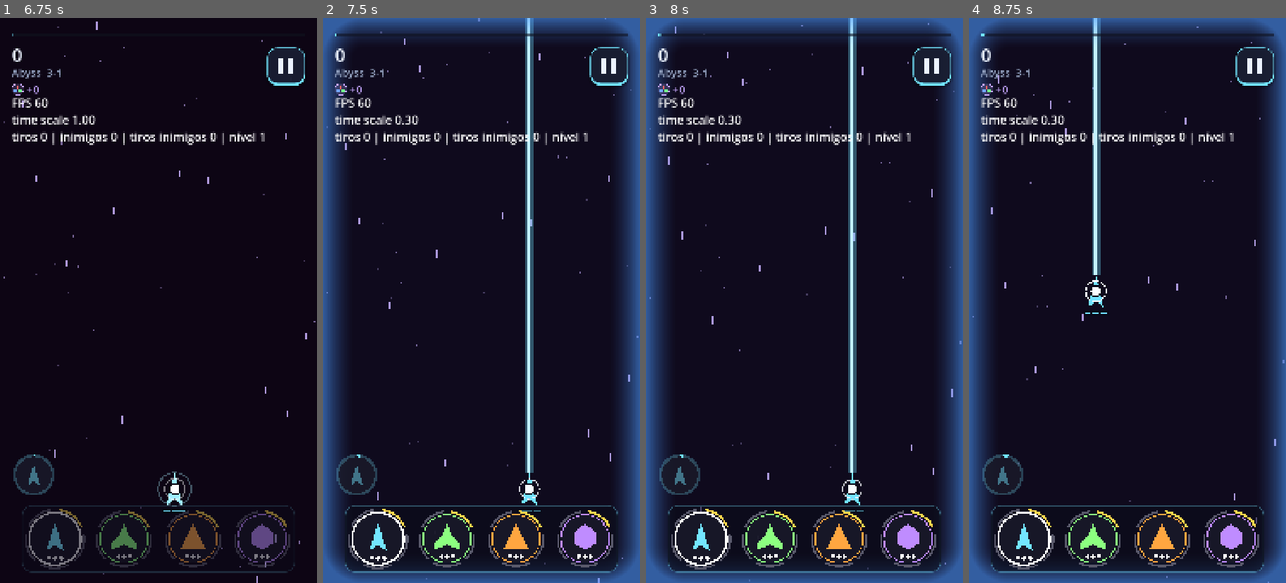
Above: before the commit, frames 1-4 (left to right).
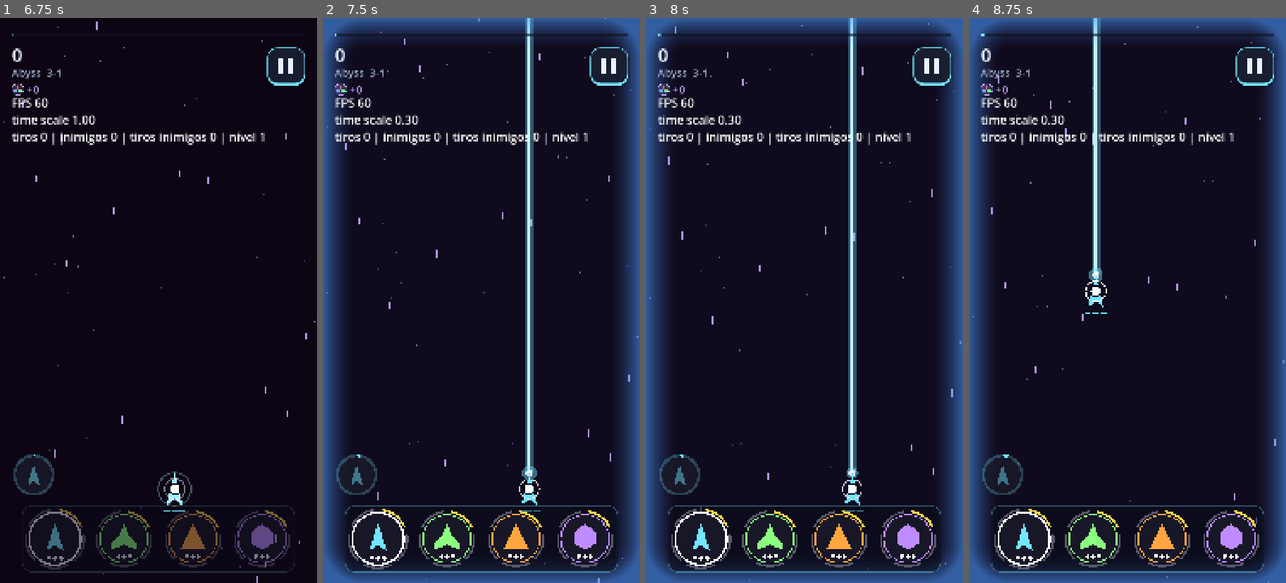
Above: after the commit, the same moments.

Repository: GDPonsoni/Nucleon-Squad-3D
Game: Godot game, scene res://scenes/menu.tscn
The game is run twice, just before and just after one commit, with the same random seed, the same clock (stepped at 60 frames per second) and the same inputs.
Inputs (mouse positions are in pixels of both pictures, inside the frame that each line leads up to):
- Up to frame 1 (6.75 s): click "Play" at 0.5 s; move the mouse to (228, 272) at 1.27 s; hold Right (ui_right) 1.28-2 s; click (228, 272) at 1.42 s; click (41, 159) at 2.02 s; click (275, 153) at 2.75 s; click (275, 159) at 3.52 s; click (66, 402) at 4.25 s; click (285, 68) at 5 s; click "Restart" at 5.75 s; drag from (95, 328) to (142, 413) at 6.52 s
- Up to frame 2 (7.5 s): move the mouse to (513, 176) at 7.27 s; hold Right (ui_right) from 7.28 s (still down)
- Up to frame 3 (8 s): keep holding Right (ui_right)
- Up to frame 4 (8.75 s): release Right (ui_right) at 8 s; drag from (1111, 413) to (1032, 215) at 8.02 s

Frame 1 is identical in both runs. In frame 2, less than 0.1% of the frame differs, in the area x 62-68%, y 79-82%; in frame 3, less than 0.1%; in frame 4, less than 0.1%.

Commit message:
feat(weapons): faíscas de acerto, clarão de tiro, impacto do raio, rastro da órbita e chama dos mísseis
Co-Authored-By: Claude Sonnet 5.5 <noreply@anthropic.com>

Diff:
--- a/scripts/core/combat_context.gd
+++ b/scripts/core/combat_context.gd
@@ -6,9 +6,19 @@
 var enemy_bullets: NodePool
 var enemies: NodePool
 var power_ups: NodePool
+var impacts: NodePool  # faíscas de acerto (pode ser null em testes)
 var player: Player
 var boss: Boss  # fora do pool; null quando não há chefe
 var boosts: PlayerBoosts = PlayerBoosts.new()  # evolução do núcleo (neutro em testes)
+
+
+## Faísca de acerto no ponto (ignora se o contexto não tem o pool).
+func spark(pos: Vector2, color: Color, size: float = 1.0) -> void:
+	if impacts == null:
+		return
+	var item := impacts.acquire() as HitSpark
+	if item != null:
+		item.activate(pos, color, size)
 
 
 ## Alvos atingíveis: inimigos ativos e, se houver, o chefe.
--- a/scripts/core/combat_system.gd
+++ b/scripts/core/combat_system.gd
@@ -41,6 +41,7 @@
 			if bullet.position.distance_squared_to(enemy.position) > reach * reach:
 				continue
 			enemy.take_damage(bullet.damage)
+			_context.spark(bullet.position, bullet.color(), 1.0)
 			if bullet.splash_radius > 0.0:
 				_splash(bullet, enemy)
 			if bullet.pierce_left > 0:
--- a/scripts/core/game.gd
+++ b/scripts/core/game.gd
@@ -77,6 +77,12 @@
 	explosions.name = "Explosions"
 	add_child(explosions)
 
+	# Faíscas de acerto, acima dos inimigos
+	var impacts := NodePool.new(HitSpark.new, Params.impact_pool_size)
+	impacts.name = "Impacts"
+	add_child(impacts)
+	context.impacts = impacts
+
 	# Corpos que saem de cena (troca e quebra), atrás da nave
 	body_fx = NodePool.new(BodyFx.new, Params.body_fx_pool_size)
 	body_fx.name = "BodyFx"
--- a/scripts/core/params.gd
+++ b/scripts/core/params.gd
@@ -234,6 +234,17 @@
 var weapon_spawn_seconds: float = 0.35  # surgimento da arma ao ativar (curto, para não atrapalhar)
 var weapon_spawn_orbit_spin: float = 2.5  # a órbita gira mais rápido enquanto se forma (multiplicador)
 var weapon_charge_orb_scale: float = 0.45  # orbe de carga na ponta (x largura da nave)
+var impact_pool_size: int = 40  # faíscas de acerto (todas as armas)
+var impact_seconds: float = 0.22
+var impact_sparks: int = 5
+var impact_reduced_sparks: int = 2
+var impact_spark_speed: float = 260.0
+var impact_spark_length: float = 14.0
+var muzzle_flash_seconds: float = 0.09  # clarão na ponta a cada tiro
+var muzzle_flash_scale: float = 0.3  # x largura da nave
+var missile_flame_length: float = 1.1  # chama dos mísseis (x altura do míssil)
+var orbit_trail_radians: float = 0.7  # rastro atrás de cada esfera da órbita
+var beam_impact_scale: float = 1.2  # brilho no ponto onde o raio acerta (x largura do raio)
 var exit_seconds: float = 0.3  # saída por troca voluntária: o corpo recolhe de volta para o núcleo
 var exit_spin: float = 2.5  # rad de giro enquanto recolhe (x intensidade)
 var break_seconds: float = 0.75  # perda: o corpo se parte em pedaços que giram e somem
--- a/scripts/ui/weapon_demo.gd
+++ b/scripts/ui/weapon_demo.gd
@@ -37,6 +37,8 @@
 	_targets = NodePool.new(TrainingTarget.new, Params.inspect_target_positions.size())
 	_world.add_child(_targets)
 	_context.enemies = _targets
+	_context.impacts = NodePool.new(HitSpark.new, 16)
+	_world.add_child(_context.impacts)
 	_context.enemy_bullets = NodePool.new(Bullet.new, 1)
 	_world.add_child(_context.enemy_bullets)
 	_context.power_ups = NodePool.new(PowerUp.new, 1)
--- a/scripts/weapons/beam_weapon.gd
+++ b/scripts/weapons/beam_weapon.gd
@@ -7,6 +7,7 @@
 
 var _lengths := PackedFloat32Array()
 var _ticks := PackedFloat32Array()
+var _hits := PackedByteArray()  # 1 = o raio k está acertando um inimigo
 
 
 func apply_stats(values: WeaponLevel) -> void:
@@ -16,6 +17,8 @@
 	_lengths.fill(0.0)
 	_ticks.resize(count)
 	_ticks.fill(0.0)
+	_hits.resize(count)
+	_hits.fill(0)
 
 
 func _process(delta: float) -> void:
@@ -42,11 +45,13 @@
 				hit = stop
 				target = enemy
 		_lengths[k] = hit
+		_hits[k] = 1 if target != null else 0
 		_ticks[k] = maxf(_ticks[k] - delta, 0.0)
 		if target != null and _ticks[k] == 0.0 and not is_spawning():
 			_ticks[k] = stats.beam_tick_seconds / rate()
 			target.take_damage(damage())
 			Audio.shot(data.kind, sound_db)
+			context.spark(origin + dir * hit, data.color, 0.8)
 	queue_redraw()
 
 
@@ -69,4 +74,19 @@
 		draw_rect(Rect2(-width * 0.5, -length, width, length), glow)
 		draw_rect(Rect2(-width * 0.2, -length, width * 0.4, length), core)
 	draw_set_transform(Vector2.ZERO)
+	# Origem do raio brilha e o ponto de acerto pulsa com fagulhas
+	var pulse: float = 0.75 + 0.25 * sin(Time.get_ticks_msec() * 0.03)
+	for k in stats.beam_angles.size():
+		var width: float = stats.beam_widths[k] * ease(clampf((spawn_progress() - 0.3) / 0.7, 0.0, 1.0), 0.5)
+		var base: Vector2 = tip + Vector2(stats.beam_offsets[k], 0.0)
+		draw_circle(base, width * 0.9 * pulse, Color(data.color, 0.45))
+		draw_circle(base, width * 0.4, Color(1.0, 1.0, 1.0, 0.85))
+		if _hits[k] == 1:
+			var end: Vector2 = base + _direction(k) * _lengths[k]
+			var r: float = width * Params.beam_impact_scale * pulse
+			draw_circle(end, r, Color(data.color, 0.5))
+			draw_circle(end, r * 0.5, Color(1.0, 1.0, 1.0, 0.9))
+			for s in 3:
+				var a: float = randf() * TAU
+				draw_line(end, end + Vector2.from_angle(a) * r * randf_range(1.0, 2.2), Color(data.color.lightened(0.5), 0.8), 2.0)
 	_draw_charge()
--- a/scripts/weapons/bullet.gd
+++ b/scripts/weapons/bullet.gd
@@ -180,6 +180,11 @@
 				draw_arc(Vector2.ZERO, _size.x * 0.75, 0.0, TAU, 24, Color(_color, 0.8), 3.0)
 		Shape.TRIANGLE:
 			var half: Vector2 = _size * 0.5
+			if target_finder.is_valid() and homing_turn_rate > 0.0:
+				# Chama do propulsor, atrás do míssil (a forma aponta para cima)
+				var len: float = _size.y * Params.missile_flame_length * randf_range(0.7, 1.2)
+				draw_colored_polygon(PackedVector2Array([Vector2(-half.x * 0.6, half.y), Vector2(half.x * 0.6, half.y), Vector2(0.0, half.y + len)]), Color(1.0, 0.6, 0.2, 0.8))
+				draw_colored_polygon(PackedVector2Array([Vector2(-half.x * 0.3, half.y), Vector2(half.x * 0.3, half.y), Vector2(0.0, half.y + len * 0.55)]), Color(1.0, 0.95, 0.7, 0.95))
 			draw_colored_polygon(PackedVector2Array([
 				Vector2(0.0, -half.y), Vector2(half.x, half.y), Vector2(-half.x, half.y),
 			]), _color)
--- a/scripts/weapons/chain_weapon.gd
+++ b/scripts/weapons/chain_weapon.gd
@@ -39,6 +39,7 @@
 		points.append(target.position)
 		current = target.position
 		target.take_damage(amount)
+		context.spark(target.position, data.color, 0.9)
 		amount *= stats.chain_falloff
 	if points.size() > 1:
 		_bolts.append({"points": points, "age": 0.0})
@@ -69,6 +70,11 @@
 		var points: PackedVector2Array = bolt["points"]
 		for i in points.size() - 1:
 			_draw_bolt(to_local(points[i]), to_local(points[i + 1]), fade)
+		# Brilho em cada ponto de acerto; a ponta da nave faísca na descarga
+		for i in points.size():
+			var r: float = (14.0 if i > 0 else 20.0) * fade
+			draw_circle(to_local(points[i]), r, Color(data.color, 0.5 * fade))
+			draw_circle(to_local(points[i]), r * 0.45, Color(1.0, 1.0, 1.0, fade))
 
 
 ## Raio quebrado entre dois pontos: brilho largo na cor da arma e miolo branco.
--- /dev/null
+++ b/scripts/weapons/hit_spark.gd
@@ -0,0 +1,41 @@
+class_name HitSpark
+extends PoolItem
+## Faísca de acerto (pooled): clarão, anel curto e fagulhas. Pequena e barata,
+## aparece onde um tiro, raio ou descarga acerta. O delta é escalado (câmera lenta).
+
+var _age: float = 0.0
+var _color: Color
+var _size: float = 1.0
+var _dirs := PackedVector2Array()
+
+
+func activate(pos: Vector2, color: Color, size: float = 1.0) -> void:
+	position = pos
+	_color = color
+	_size = size
+	_age = 0.0
+	var count: int = Params.impact_reduced_sparks if SaveGame.setting("reduced_effects") else Params.impact_sparks
+	_dirs.resize(count)
+	for i in count:
+		_dirs[i] = Vector2.from_angle(randf() * TAU)
+	queue_redraw()
+	_set_active()
+
+
+func _process(delta: float) -> void:
+	_age += delta
+	if _age >= Params.impact_seconds:
+		expire()
+		return
+	queue_redraw()
+
+
+func _draw() -> void:
+	var t: float = _age / Params.impact_seconds
+	var k: float = minf(Params.anim_intensity, 1.5)
+	var fade: float = 1.0 - t
+	draw_circle(Vector2.ZERO, 14.0 * _size * (1.0 - t * 0.5) * k, Color(1.0, 1.0, 1.0, fade * 0.8))
+	draw_arc(Vector2.ZERO, 10.0 * _size + 30.0 * _size * t, 0.0, TAU, 20, Color(_color.lightened(0.3), fade), 3.0)
+	for dir in _dirs:
+		var start: Vector2 = dir * Params.impact_spark_speed * _size * t * 0.4 * k
+		draw_line(start, start + dir * Params.impact_spark_length * _size * fade, Color(_color.lightened(0.5), fade), 3.0)
--- a/scripts/weapons/homing_weapon.gd
+++ b/scripts/weapons/homing_weapon.gd
@@ -8,6 +8,7 @@
 var _phase: Phase = Phase.COOLDOWN
 var _timer: float = 0.0
 var _aim_angle: float = -PI * 0.5  # direção para onde os mísseis da onda apontam
+var _launch_flash: float = 0.0
 
 
 func apply_stats(values: WeaponLevel) -> void:
@@ -27,6 +28,7 @@
 	_tick_spawn(delta)
 	# delta escalado: as ondas também desaceleram na câmera lenta
 	_timer -= delta
+	_launch_flash = maxf(_launch_flash - delta, 0.0)
 	if _phase == Phase.COOLDOWN:
 		if _timer <= 0.0:
 			_phase = Phase.AIMING
@@ -43,6 +45,7 @@
 
 
 func _launch_wave() -> void:
+	_launch_flash = Params.muzzle_flash_seconds * 2.0
 	Audio.shot(data.kind, sound_db)
 	var dir := Vector2.from_angle(_aim_angle)
 	for i in stats.projectile_count:
@@ -68,6 +71,10 @@
 
 
 func _draw() -> void:
+	if _launch_flash > 0.0:
+		# Onda de choque curta no anel de lançamento
+		var u: float = 1.0 - _launch_flash / (Params.muzzle_flash_seconds * 2.0)
+		draw_arc(Vector2.ZERO, stats.launch_radius * (1.0 + u * 0.8), 0.0, TAU, 32, Color(data.color.lightened(0.4), (1.0 - u) * 0.8), 4.0)
 	if _phase != Phase.AIMING:
 		return
 	# Os mísseis crescem enquanto miram
--- a/scripts/weapons/orbit_weapon.gd
+++ b/scripts/weapons/orbit_weapon.gd
@@ -37,6 +37,7 @@
 			if center.distance_squared_to(enemy.position) <= reach * reach:
 				_cooldowns[enemy] = stats.orbit_hit_seconds / rate()
 				enemy.take_damage(damage())
+				context.spark(center, data.color, 0.8)
 				Audio.shot(data.kind, sound_db)
 	queue_redraw()
 
@@ -75,5 +76,13 @@
 	var grow: float = _grow()
 	draw_arc(pivot, stats.orbit_radius * grow, 0.0, TAU, 64, Color(data.color, 0.15 + 0.3 * (1.0 - spawn_progress())), 3.0)
 	for i in stats.orbit_count:
+		# Rastro de cometa: arco que some atrás da esfera
+		var a0: float = _angle + TAU * i / stats.orbit_count
+		var steps: int = 6
+		for j in steps:
+			var from_a: float = a0 - Params.orbit_trail_radians * (j + 1) / steps
+			var to_a: float = a0 - Params.orbit_trail_radians * j / steps
+			draw_arc(pivot, stats.orbit_radius * grow, from_a, to_a, 4, Color(data.color, 0.5 * (1.0 - float(j) / steps)), stats.orbit_size * 0.6 * (1.0 - float(j) / steps))
+		draw_circle(pivot + _offset(i), stats.orbit_size * 0.8 * minf(grow, 1.0), Color(data.color, 0.25))
 		draw_circle(pivot + _offset(i), stats.orbit_size * 0.5 * minf(grow, 1.0), data.color)
 		draw_circle(pivot + _offset(i), stats.orbit_size * 0.2 * minf(grow, 1.0), Color.WHITE)
--- a/scripts/weapons/projectile_weapon.gd
+++ b/scripts/weapons/projectile_weapon.gd
@@ -5,6 +5,7 @@
 ## Versões auxiliares podem atirar em ângulos fixos (fire_angles) ou mirar no grupo mais denso.
 
 var _cooldown: float = 0.0
+var _flash_left: float = 0.0
 
 
 func _process(delta: float) -> void:
@@ -13,6 +14,9 @@
 		_cooldown = 0.0  # carrega e atira assim que o carregamento termina
 		return
 	_cooldown -= delta
+	if _flash_left > 0.0:
+		_flash_left -= delta
+		queue_redraw()
 	if _cooldown > 0.0:
 		return
 	_cooldown += 1.0 / (stats.fire_rate * rate())
@@ -21,10 +25,12 @@
 
 func _draw() -> void:
 	_draw_charge()
+	_draw_muzzle_flash(_flash_left)
 
 
 func _fire() -> void:
 	Audio.shot(data.kind, sound_db)
+	_flash_left = Params.muzzle_flash_seconds
 	var origin: Vector2 = muzzle()
 	var base: float = -PI * 0.5
 	# Auxiliar de área: mira o grupo mais denso (sem inimigos, atira para cima)
--- a/scripts/weapons/weapon.gd
+++ b/scripts/weapons/weapon.gd
@@ -81,6 +81,17 @@
 	return _spawn_left > 0.0
 
 
+## Clarão curto na ponta logo depois de atirar (left = segundos restantes).
+func _draw_muzzle_flash(left: float) -> void:
+	if left <= 0.0:
+		return
+	var t: float = left / Params.muzzle_flash_seconds
+	var tip := Vector2(0.0, -muzzle_offset)
+	var r: float = Params.ship_size.x * Params.muzzle_flash_scale * (0.6 + 0.4 * t) * minf(Params.anim_intensity, 1.5)
+	draw_circle(tip, r, Color(data.color, 0.55 * t))
+	draw_circle(tip, r * 0.5, Color(1.0, 1.0, 1.0, 0.9 * t))
+
+
 ## Carregamento na ponta: orbe que cresce e anel que converge.
 func _draw_charge() -> void:
 	if _spawn_left <= 0.0:
Not shown, added: scripts/weapons/hit_spark.gd.uid
